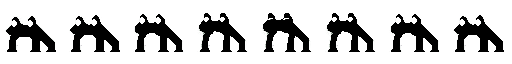
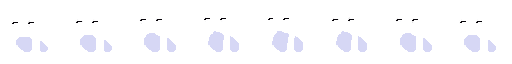
Before/after of a w=512, h=64 layered artwork. What changed in the layer stack:
added group "sleeping" with 2 layers above "tummy and eyes" over [5, 13, 504, 52]
added layer "tummy and eyes copy" in group "sleeping" over [11, 17, 496, 52]
hid "body mask", painted on it over [5, 13, 504, 52]
